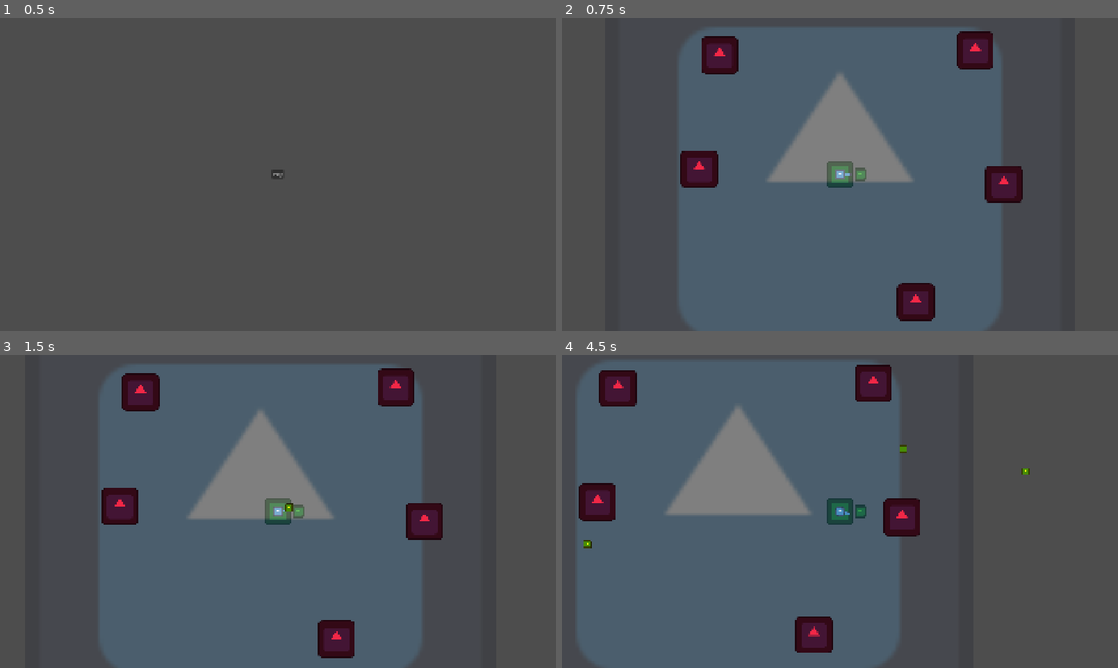
Above: before the commit, frames 1-4 (two rows, left to right).
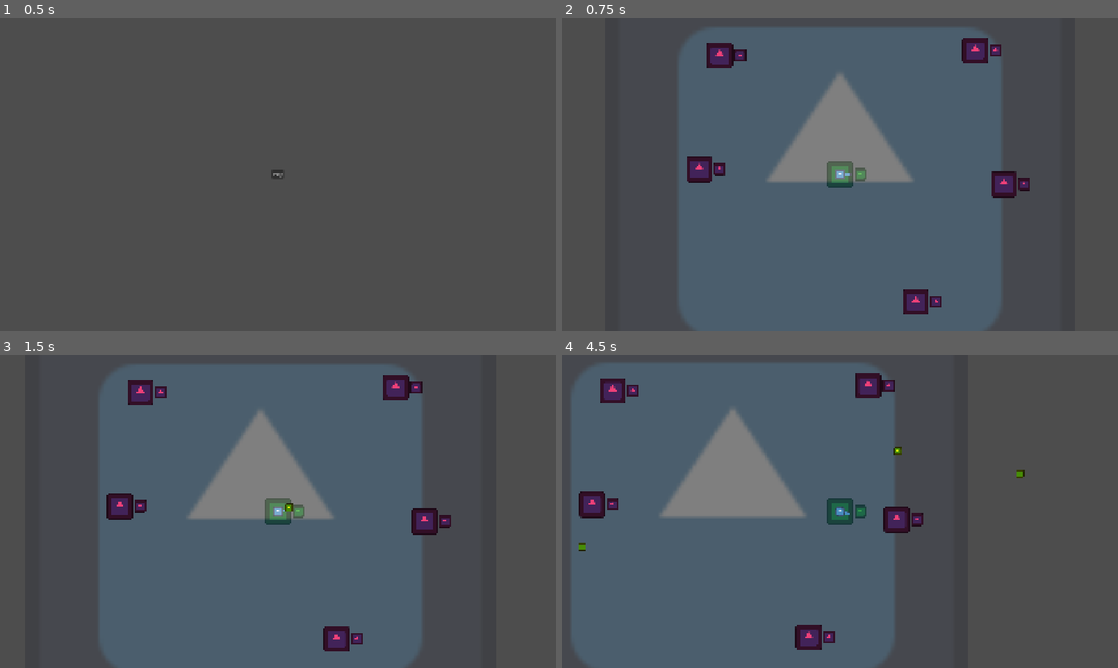
Above: after the commit, the same moments.

Repository: gerep/godot-wild-jam
Game: Godot game, scene res://game/game.tscn
Two runs of this game, one before a commit and one after it. Both use one fixed random seed, a clock stepped at 60 frames per second and the inputs below. The engine's default icon, where the game draws it, is replaced by a stand-in: a white triangle on a blue panel in a dark square.
Inputs (mouse positions are in pixels of both pictures, inside the frame that each line leads up to):
- Up to frame 1 (0.5 s): no input
- Up to frame 2 (0.75 s): click "Play" at 0.5 s
- Up to frame 3 (1.5 s): tap Enter at 1.25 s; move the mouse to (400, 495) at 1.27 s; press the mouse at (400, 495) at 1.28 s; hold D (move_right) from 1.28 s (still down)
- Up to frame 4 (4.5 s): move the mouse to (728, 527) at 2.02 s; release D (move_right) at 2.03 s; release the mouse at (728, 527) at 2.03 s; hold S (move_down) 2.03-2.78 s; click (728, 527) at 2.1 s; move the mouse to (895, 442) at 2.77 s; press the mouse at (895, 442) at 2.78 s; hold D (move_right) 2.78-3.53 s; move the mouse to (812, 574) at 3.52 s; release the mouse at (812, 574) at 3.53 s; hold W (move_up) 3.53-4.28 s; click (812, 574) at 3.6 s; move the mouse to (1006, 558) at 4.27 s; press the mouse at (1006, 558) at 4.28 s; hold A (move_left) from 4.28 s (still down)

Frame 1 is identical in both runs. In frame 2, 3.2% of the frame differs, in the area x 21-85%, y 4-97%; in frame 3, 3.2%; in frame 4, 4.6%, in the area x 1-85%, y 3-99%.

Commit message:
Add first basic ships for player and enemy

Diff:
--- a/game/enemies/enemy_test/enemy.gd
+++ b/game/enemies/enemy_test/enemy.gd
@@ -7,17 +7,18 @@
 @onready var _hurtbox_2d: ComponentHurtbox2D = %Hurtbox2D
 @onready var _health_component: ComponentHealth = %Health
 
-
-func _ready() -> void:
-	_hurtbox_2d.got_hit.connect(_on_hit)
-	_health_component.health_depleted.connect(_on_health_depleted)
-
-	_health_component.set_health(health)
-
-
-func _on_health_depleted() -> void:
-	XpOrb.spawn_xp_orbs(self, xp)
-	queue_free()
-
-func _on_hit(hitbox: ComponentHitbox2D) -> void:
-	_health_component.take_damage(hitbox.damage)
+# TODO
+#
+#func _ready() -> void:
+	#_hurtbox_2d.got_hit.connect(_on_hit)
+	#_health_component.health_depleted.connect(_on_health_depleted)
+#
+	#_health_component.set_health(health)
+#
+#
+#func _on_health_depleted() -> void:
+	#XpOrb.spawn_xp_orbs(self, xp)
+	#queue_free()
+#
+#func _on_hit(hitbox: ComponentHitbox2D) -> void:
+	#_health_component.take_damage(hitbox.damage)
--- a/game/enemies/enemy_test/enemy.tscn
+++ b/game/enemies/enemy_test/enemy.tscn
@@ -1,17 +1,8 @@
 [gd_scene format=3 uid="uid://ctcysahbtl4wg"]
 
 [ext_resource type="Script" uid="uid://dk10klnytiu8m" path="res://game/enemies/enemy_test/enemy.gd" id="1_wjkr5"]
-[ext_resource type="Texture2D" uid="uid://1ml5obg52a88" path="res://icon.svg" id="2_dh0ws"]
-[ext_resource type="PackedScene" uid="uid://b4154adjjbvvc" path="res://components/hurtbox/component_hurtbox_2d.tscn" id="3_d121y"]
+[ext_resource type="PackedScene" uid="uid://c7dum68n4yu4c" path="res://game/ship_skeleton/ships/basic_enemy_ship.tscn" id="3_q3bs1"]
 [ext_resource type="PackedScene" uid="uid://cc0xm7ql0sgut" path="res://components/health/component_health.tscn" id="4_cflxb"]
-
-[sub_resource type="CircleShape2D" id="CircleShape2D_wjkr5"]
-radius = 63.126858
-
-[sub_resource type="CapsuleShape2D" id="CapsuleShape2D_8sgna"]
-resource_local_to_scene = true
-radius = 63.0
-height = 134.0
 
 [node name="Enemy" type="CharacterBody2D" unique_id=175218643 groups=["enemies"]]
 collision_layer = 4
@@ -21,23 +12,9 @@
 health = 5.0
 xp = 15
 
-[node name="CollisionShape2D" type="CollisionShape2D" parent="." unique_id=1807594157]
-shape = SubResource("CircleShape2D_wjkr5")
-
-[node name="Sprite2D" type="Sprite2D" parent="." unique_id=1035438599]
-self_modulate = Color(0.94509804, 0.15294118, 0.27450982, 1)
-texture = ExtResource("2_dh0ws")
-
 [node name="Components" type="Node2D" parent="." unique_id=232411209]
-
-[node name="Hurtbox2D" parent="Components" unique_id=146611675 instance=ExtResource("3_d121y")]
-unique_name_in_owner = true
-collision_layer = 1024
-
-[node name="CollisionShape2D" parent="Components/Hurtbox2D" index="0" unique_id=2074960276]
-shape = SubResource("CapsuleShape2D_8sgna")
 
 [node name="Health" parent="Components" unique_id=562956058 instance=ExtResource("4_cflxb")]
 unique_name_in_owner = true
 
-[editable path="Components/Hurtbox2D"]
+[node name="BasicEnemyShip" parent="." unique_id=1402492542 instance=ExtResource("3_q3bs1")]
--- a/game/player/player.tscn
+++ b/game/player/player.tscn
@@ -2,7 +2,7 @@
 
 [ext_resource type="Script" uid="uid://cvsoqkyn4dyd4" path="res://game/player/player.gd" id="1_8v7lr"]
 [ext_resource type="PackedScene" uid="uid://b4154adjjbvvc" path="res://components/hurtbox/component_hurtbox_2d.tscn" id="3_8soms"]
-[ext_resource type="PackedScene" uid="uid://bf4ndmq7p4rge" path="res://game/ship_skeleton/ship_skeleton.tscn" id="4_5fytw"]
+[ext_resource type="PackedScene" uid="uid://bh2y05ourewx5" path="res://game/ship_skeleton/ships/basic_player_ship.tscn" id="4_5fytw"]
 [ext_resource type="PackedScene" uid="uid://bcuolpxigwcwo" path="res://components/experience/component_experience.tscn" id="4_a4w0n"]
 
 [node name="Player" type="CharacterBody2D" unique_id=956162283 groups=["players"]]
@@ -24,5 +24,4 @@
 [node name="Hurtbox2D" parent="Components" unique_id=146611675 instance=ExtResource("3_8soms")]
 unique_name_in_owner = true
 
-[node name="ShipSkeleton" parent="." unique_id=1402492542 instance=ExtResource("4_5fytw")]
-unique_name_in_owner = true
+[node name="BasicPlayerShip" parent="." unique_id=1402492542 instance=ExtResource("4_5fytw")]
--- a/game/ship_skeleton/ship_skeleton.gd
+++ b/game/ship_skeleton/ship_skeleton.gd
@@ -6,7 +6,7 @@
 		# Gives parent collision shapes of all cells. Since the movement logic is located in owner node.
 		var hurtbox_shape := cell.get_hurtbox_collision_shape()
 		var collision_shape := hurtbox_shape.duplicate()
-		collision_shape.global_position = hurtbox_shape.global_position
+		collision_shape.position = to_local(hurtbox_shape.global_position)
 		add_sibling.call_deferred(collision_shape)
 
 		# Activate proper hurtbox layer, since cell can be owned by player or enemy.
--- a/game/ship_skeleton/ship_skeleton.tscn
+++ b/game/ship_skeleton/ship_skeleton.tscn
@@ -1,44 +1,6 @@
 [gd_scene format=3 uid="uid://bf4ndmq7p4rge"]
 
 [ext_resource type="Script" uid="uid://p57h3besvdad" path="res://game/ship_skeleton/ship_skeleton.gd" id="1_0h88w"]
-[ext_resource type="Texture2D" uid="uid://1ml5obg52a88" path="res://icon.svg" id="1_nscq2"]
-[ext_resource type="Script" uid="uid://b8q0gvn2dj335" path="res://game/player/base_player_turret.gd" id="3_y8qy0"]
-[ext_resource type="PackedScene" uid="uid://73o17dpehsvx" path="res://game/ship_skeleton/cell/cell.tscn" id="5_y8qy0"]
-
-[sub_resource type="CapsuleShape2D" id="CapsuleShape2D_0h88w"]
-resource_local_to_scene = true
-radius = 45.0
-height = 90.0
 
 [node name="ShipSkeleton" type="Node2D" unique_id=1402492542]
 script = ExtResource("1_0h88w")
-
-[node name="Cell" parent="." unique_id=1435320636 instance=ExtResource("5_y8qy0")]
-position = Vector2(70, 0)
-
-[node name="Core" parent="." unique_id=957584381 instance=ExtResource("5_y8qy0")]
-is_core = true
-
-[node name="Sprite2D" parent="Core" index="0" unique_id=1975990942]
-scale = Vector2(0.70312494, 0.703125)
-
-[node name="CollisionShape2D" parent="Core/Hurtbox2D" parent_id_path=PackedInt32Array(957584381, 146611675) index="0" unique_id=2074960276]
-shape = SubResource("CapsuleShape2D_0h88w")
-
-[node name="BaseTurret" type="Node2D" parent="Core" unique_id=1737286293]
-script = ExtResource("3_y8qy0")
-
-[node name="Sprite2D" type="Sprite2D" parent="Core/BaseTurret" unique_id=790662049]
-scale = Vector2(0.265625, 0.265625)
-texture = ExtResource("1_nscq2")
-
-[node name="Sprite2D2" type="Sprite2D" parent="Core/BaseTurret" unique_id=959161909]
-position = Vector2(26.999996, 0)
-scale = Vector2(0.171875, 0.078125)
-texture = ExtResource("1_nscq2")
-
-[node name="ShootingPos" type="Marker2D" parent="Core/BaseTurret" unique_id=882168165]
-position = Vector2(39, 0)
-
-[editable path="Core"]
-[editable path="Core/Hurtbox2D"]
--- /dev/null
+++ b/game/ship_skeleton/ships/basic_enemy_ship.tscn
@@ -0,0 +1,40 @@
+[gd_scene format=3 uid="uid://c7dum68n4yu4c"]
+
+[ext_resource type="PackedScene" uid="uid://bf4ndmq7p4rge" path="res://game/ship_skeleton/ship_skeleton.tscn" id="1_qnsh4"]
+[ext_resource type="PackedScene" uid="uid://73o17dpehsvx" path="res://game/ship_skeleton/cell/cell.tscn" id="2_bcme0"]
+
+[sub_resource type="CapsuleShape2D" id="CapsuleShape2D_v7g1m"]
+resource_local_to_scene = true
+radius = 21.0
+height = 42.0
+
+[sub_resource type="CapsuleShape2D" id="CapsuleShape2D_6lbsd"]
+resource_local_to_scene = true
+radius = 45.0
+height = 90.0
+
+[node name="BasicEnemyShip" unique_id=1402492542 instance=ExtResource("1_qnsh4")]
+
+[node name="Cell" parent="." index="0" unique_id=1435320636 instance=ExtResource("2_bcme0")]
+position = Vector2(70, 0)
+
+[node name="Sprite2D" parent="Cell" index="0" unique_id=1975990942]
+self_modulate = Color(0.9272763, 0.2491239, 0.46881247, 1)
+
+[node name="CollisionShape2D" parent="Cell/Hurtbox2D" parent_id_path=PackedInt32Array(1435320636, 146611675) index="0" unique_id=2074960276]
+shape = SubResource("CapsuleShape2D_v7g1m")
+
+[node name="Core" parent="." index="1" unique_id=1463715219 instance=ExtResource("2_bcme0")]
+is_core = true
+
+[node name="Sprite2D" parent="Core" index="0" unique_id=1975990942]
+self_modulate = Color(0.9272763, 0.2491239, 0.46881247, 1)
+scale = Vector2(0.70312494, 0.703125)
+
+[node name="CollisionShape2D" parent="Core/Hurtbox2D" parent_id_path=PackedInt32Array(1463715219, 146611675) index="0" unique_id=2074960276]
+shape = SubResource("CapsuleShape2D_6lbsd")
+
+[editable path="Cell"]
+[editable path="Cell/Hurtbox2D"]
+[editable path="Core"]
+[editable path="Core/Hurtbox2D"]
--- /dev/null
+++ b/game/ship_skeleton/ships/basic_player_ship.tscn
@@ -0,0 +1,43 @@
+[gd_scene format=3 uid="uid://bh2y05ourewx5"]
+
+[ext_resource type="PackedScene" uid="uid://bf4ndmq7p4rge" path="res://game/ship_skeleton/ship_skeleton.tscn" id="1_2oay7"]
+[ext_resource type="PackedScene" uid="uid://73o17dpehsvx" path="res://game/ship_skeleton/cell/cell.tscn" id="2_oj6ym"]
+[ext_resource type="Script" uid="uid://b8q0gvn2dj335" path="res://game/ship_skeleton/cell_modifications/base_player_turret.gd" id="3_tw0ep"]
+[ext_resource type="Texture2D" uid="uid://1ml5obg52a88" path="res://icon.svg" id="4_nvvbi"]
+
+[sub_resource type="CapsuleShape2D" id="CapsuleShape2D_gecbi"]
+resource_local_to_scene = true
+radius = 45.0
+height = 90.0
+
+[node name="BasicPlayerShip" unique_id=1402492542 instance=ExtResource("1_2oay7")]
+
+[node name="Cell" parent="." index="0" unique_id=1435320636 instance=ExtResource("2_oj6ym")]
+position = Vector2(70, 0)
+
+[node name="Core" parent="." index="1" unique_id=1463715219 instance=ExtResource("2_oj6ym")]
+is_core = true
+
+[node name="Sprite2D" parent="Core" index="0" unique_id=1975990942]
+scale = Vector2(0.70312494, 0.703125)
+
+[node name="CollisionShape2D" parent="Core/Hurtbox2D" parent_id_path=PackedInt32Array(1463715219, 146611675) index="0" unique_id=2074960276]
+shape = SubResource("CapsuleShape2D_gecbi")
+
+[node name="BasePlayerTurret" type="Node2D" parent="Core" index="2" unique_id=1806903983]
+script = ExtResource("3_tw0ep")
+
+[node name="Sprite2D" type="Sprite2D" parent="Core/BasePlayerTurret" index="0" unique_id=526636957]
+scale = Vector2(0.265625, 0.265625)
+texture = ExtResource("4_nvvbi")
+
+[node name="Sprite2D2" type="Sprite2D" parent="Core/BasePlayerTurret" index="1" unique_id=240496195]
+position = Vector2(26.999996, 0)
+scale = Vector2(0.171875, 0.078125)
+texture = ExtResource("4_nvvbi")
+
+[node name="ShootingPos" type="Marker2D" parent="Core/BasePlayerTurret" index="2" unique_id=247378389]
+position = Vector2(39, 0)
+
+[editable path="Core"]
+[editable path="Core/Hurtbox2D"]
Renamed: game/player/base_player_turret.gd -> game/ship_skeleton/cell_modifications/base_player_turret.gd
Renamed: game/player/base_player_turret.gd.uid -> game/ship_skeleton/cell_modifications/base_player_turret.gd.uid
